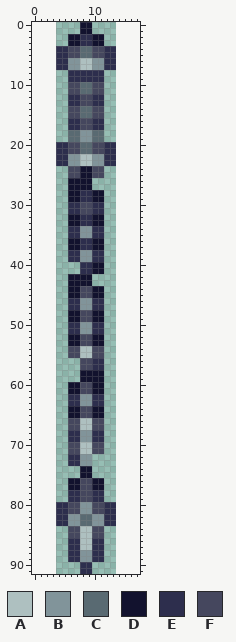
Sprite sheet -- Content/Projectiles/ExampleWhipProjectile.png. This is how it looked before the edit.
The file is 10x92 pixels. The old version is drawn lined up with the new one, on the new canvas.
Palette (. is transparent): A #aec0c0  B #81949a  C #596a72  D #12122e  E #2d2e4d  F #45475e
Pixels before, first column x 4:
 0 ....DD....
 1 ....DD....
 2 ..DDEEDD..
 3 ..DDEEDD..
 4 EEFFCCFFEE
 5 EEFFCCFFEE
 6 EEBBAABBEE
 7 EEBBAABBEE
 8 ..EEEEEE..
 9 ..EEEEEE..
10 ..FFCCFF..
11 ..FFCCFF..
12 ..EEFFEE..
13 ..EEFFEE..
14 ..FFCCFF..
15 ..FFCCFF..
16 ..EEFFEE..
17 ..EEFFEE..
18 ..CCBBCC..
19 ..CCBBCC..
20 EEFFCCFFEE
21 EEFFCCFFEE
22 EEBBAABBEE
23 EEBBAABBEE
24 ..FFDDFF..
25 ..FFDDFF..
26 ..DDDD....
27 ..DDDD....
28 ..DDEEDD..
29 ..DDEEDD..
30 ..EEFFEE..
31 ..EEFFEE..
32 ..DDEEDD..
33 ..DDEEDD..
34 ..EEBBEE..
35 ..EEBBEE..
36 ..DDEEDD..
37 ..DDEEDD..
38 ..EEBBEE..
39 ..EEBBEE..
40 ....EEDD..
41 ....EEDD..
42 ..DDDD....
43 ..DDDD....
44 ..DDFFDD..
45 ..DDFFDD..
46 ..EEBBEE..
47 ..EEBBEE..
48 ..DDFFDD..
49 ..DDFFDD..
50 ..EEBBEE..
51 ..EEBBEE..
52 ..DDFFDD..
53 ..DDFFDD..
54 ..FFAAFF..
55 ..FFAAFF..
56 ....FFEE..
57 ....FFEE..
58 ....DDDD..
59 ....DDDD..
60 ..DDFFDD..
61 ..DDFFDD..
62 ..EEBBEE..
63 ..EEBBEE..
64 ..DDFFDD..
65 ..DDFFDD..
66 ..FFAAFF..
67 ..FFAAFF..
68 ..EEBBEE..
69 ..EEBBEE..
70 ..FFAAFF..
71 ..FFAAFF..
72 ..EEBB....
73 ..EEBB....
74 ....DD....
75 ....DD....
76 ..DDFFDD..
77 ..DDFFDD..
78 ..EEFFEE..
79 ..EEFFEE..
80 EEFFBBFFEE
81 EEFFBBFFEE
82 EEBBCCBBEE
83 EEBBCCBBEE
84 ..FFAAFF..
85 ..FFAAFF..
86 ..EEAAEE..
87 ..EEAAEE..
88 ..EEBBEE..
89 ..EEBBEE..
90 ....EE....
91 ....EE....
Now the later version:
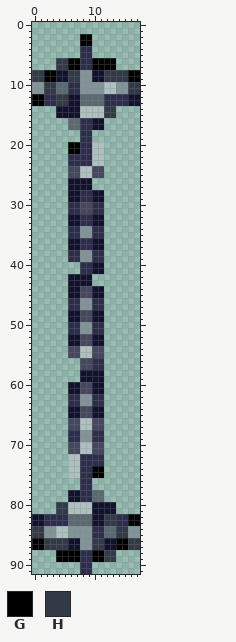
Colours new in this view: G #000000  H #323947
The edit:
canvas 10x92 -> 18x92, the old top-left corner now at 4,0
y 0..1: x 8..9 DD -> ..
y 2..3: x 6..11 DDEEDD -> ..GG..
y 4..5: x 4..13 EEFFCCFFEE -> ....EE....
y 6..7: x 4..13 EEBBAABBEE -> HHGGEEGGGG
y 8..9: x 0..17 ......EEEEEE...... -> HHGGDDHHBBDDHHHHGG
y 10..11: x 0..17 ......FFCCFF...... -> BBHHCCEEBBBBAABBHH
y 12..13: x 0..17 ......EEFFEE...... -> GGEEHHDDCCCCEEEEDD
y 14..15: x 4..13 ..FFCCFF.. -> DDDDAAAAHH
y 16..17: x 6..11 EEFFEE -> CCEEDD
y 18..19: x 6..11 CCBBCC -> ..EE..
y 20..21: x 4..13 EEFFCCFFEE -> ..GGEEAA..
y 22..23: x 4..13 EEBBAABBEE -> ..EEEEAA..
y 24..25: x 8..9 DD -> AA
y 72..73: x 6..11 EEBB.. -> AAEEEE
y 74..75: x 6..11 ..DD.. -> AAEEGG
y 76..77: x 6..11 DDFFDD -> ..EE..
y 78..79: x 6..11 EEFFEE -> DDEECC
y 80..81: x 4..13 EEFFBBFFEE -> HHAAAADDDD
y 82..83: x 0..3 .... -> DDEE; x 6..7 BB -> CC; x 10..17 BBEE.... -> DDHHEEGG
y 84..85: x 0..17 ......FFAAFF...... -> HHBBAABBBBEECCHHBB
y 86..87: x 0..17 ......EEAAEE...... -> GGHHHHDDBBHHDDGGHH
y 88..89: x 4..13 ..EEBBEE.. -> GGGGEEGGHH
Pixel boxes of the changes (left, top, right, bottom) in both pictures:
changed: (32, 22, 140, 178)
changed: (32, 454, 140, 562)
